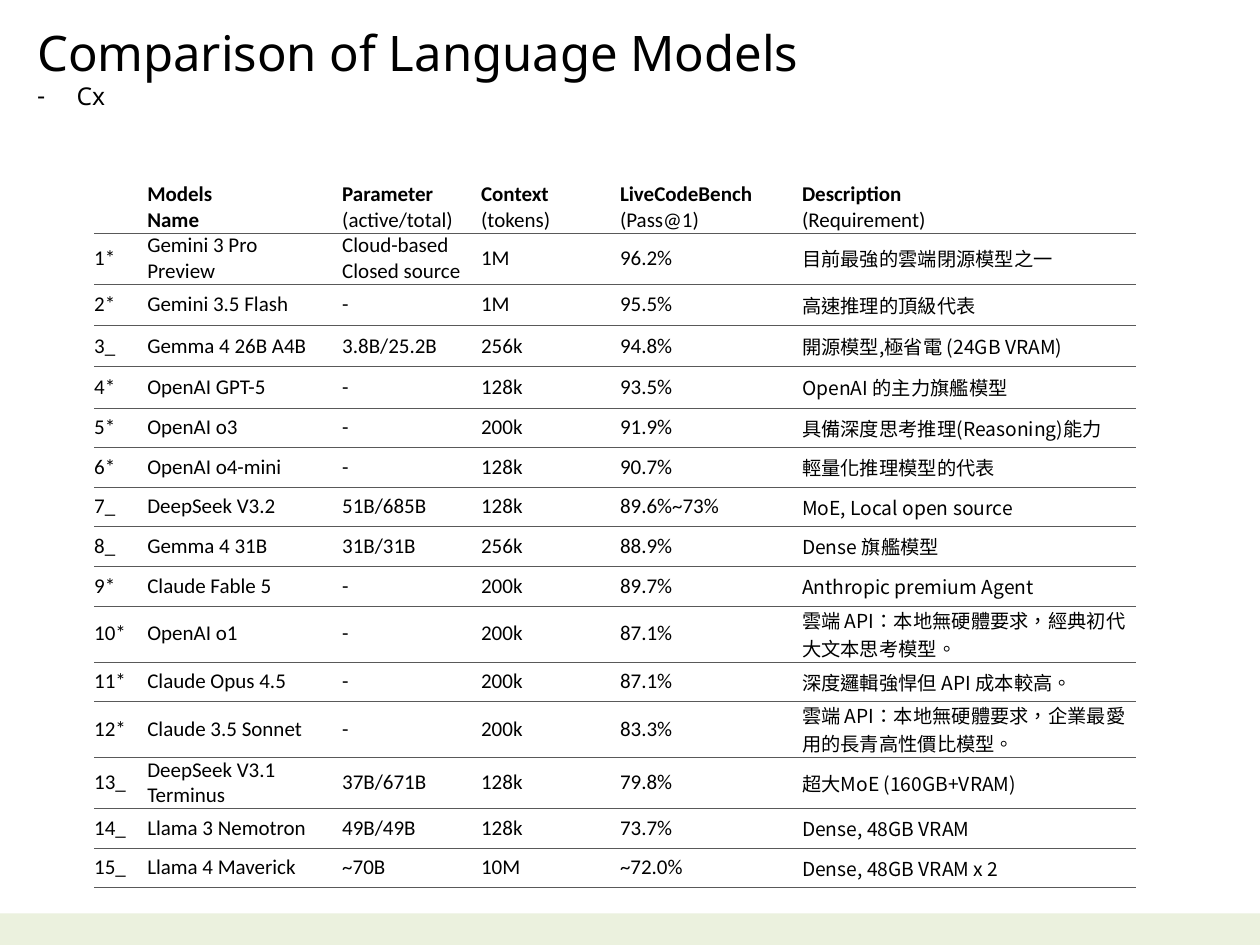
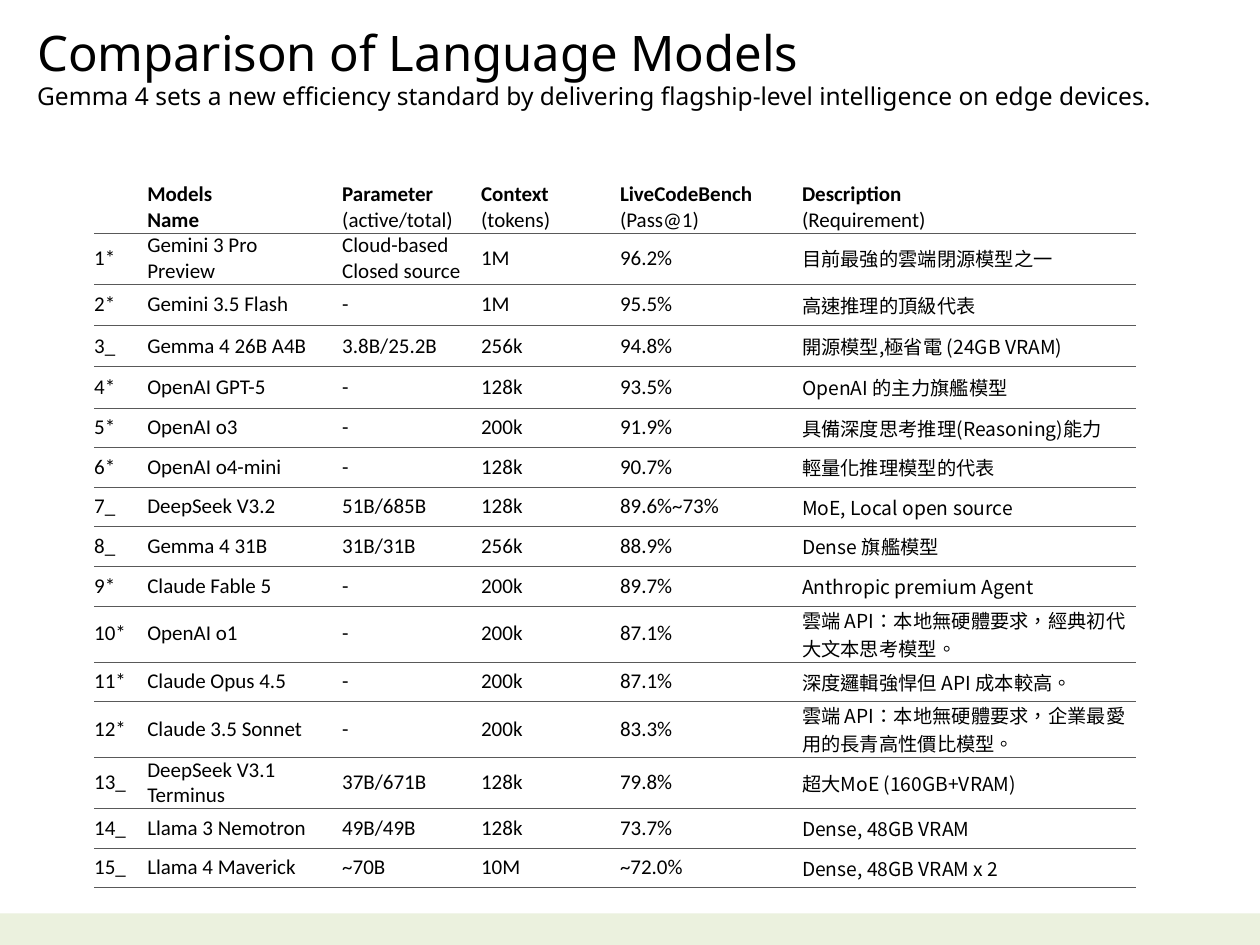
Before and after one commit to navibator/crazy-ai, a slide deck: slide 17 of ai-gemma.pptx (slide 18 before the commit). Drawn at 1260x945 pixels with LibreOffice and Linux fonts; fonts in the diff are those of the drawing. Boxes give left, top, right and bottom in pixels: in the first picture for what was removed or moved away, otherwise in the second. Text is boxed around its words. In the diff, an @@ line names an element or a change of style, - is before the commit and + after.

```diff
--- a/ai-gemma.pptx
+++ b/ai-gemma.pptx
@@ text at (x1=37, y1=82, x2=1150, y2=111): text changed @@
-– Cx
+Gemma 4 sets a new efficiency standard by delivering flagship-level intelligence on edge devices.
```
Also in this commit, not shown: 2 other slides changed, 1 slide added, 2 slides removed, 1 other file.
